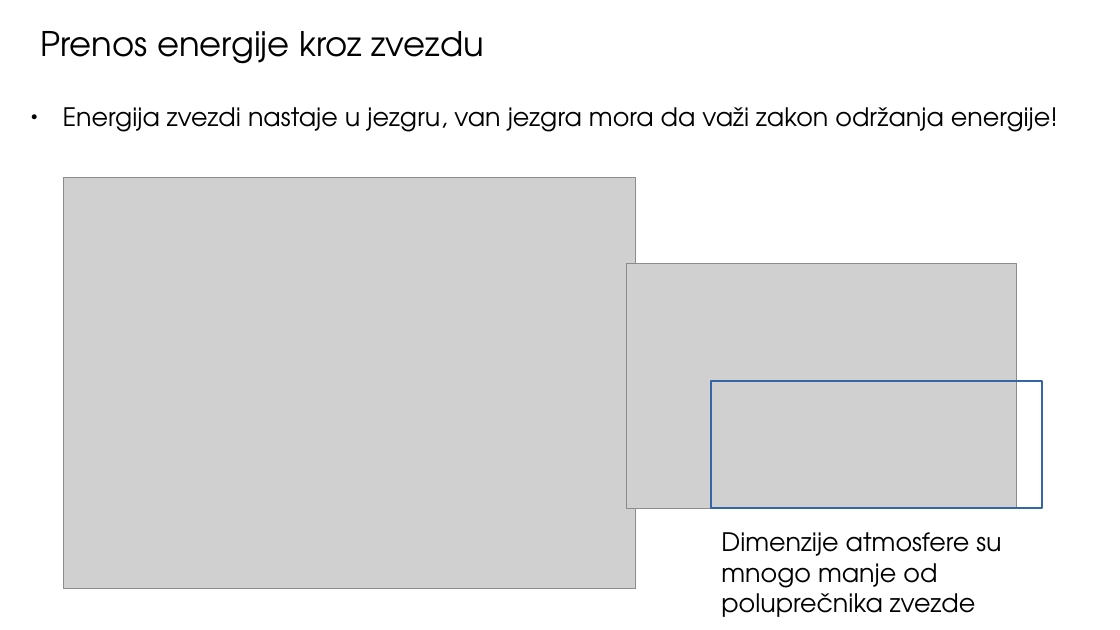
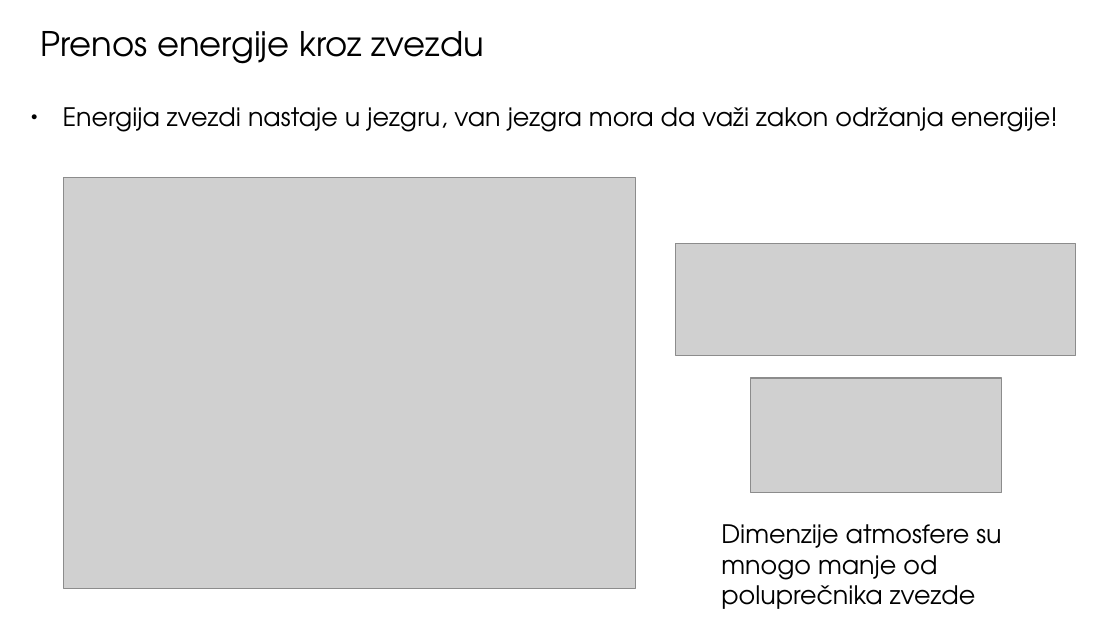
Before and after one commit to ivanzmilic/TZS_matf, a slide deck: slide 5 of Predavanja/Predavanje_05_Atmosfere_u_RZ.pptx. Drawn at 1120x630 pixels with LibreOffice and Linux fonts; fonts in the diff are those of the drawing; grey boxes stand for pictures. Boxes give left, top, right and bottom in pixels: in the first picture for what was removed or moved away, otherwise in the second. Text is boxed around its words. In the diff, an @@ line names an element or a change of style, - is before the commit and + after.

```diff
--- a/Predavanja/Predavanje_05_Atmosfere_u_RZ.pptx
+++ b/Predavanja/Predavanje_05_Atmosfere_u_RZ.pptx
@@ picture: place and size @@
-picture at box(627, 263, 1016, 508)
+picture at box(676, 244, 1076, 356)
@@ freeform shape removed at box(711, 381, 1042, 508) @@
@@ picture added at box(751, 378, 1002, 493) @@
@@ text "Dimenzije atmosfere su mnogo manje ...": place and size @@
-text "Dimenzije atmosfere su mnogo manje ..." at box(721, 532, 1001, 617)
+text "Dimenzije atmosfere su mnogo manje ..." at box(721, 524, 1001, 609)
```
Also in this commit, not shown: 23 other slides changed, 2 slides added, 1 slide removed, 5 other files.
